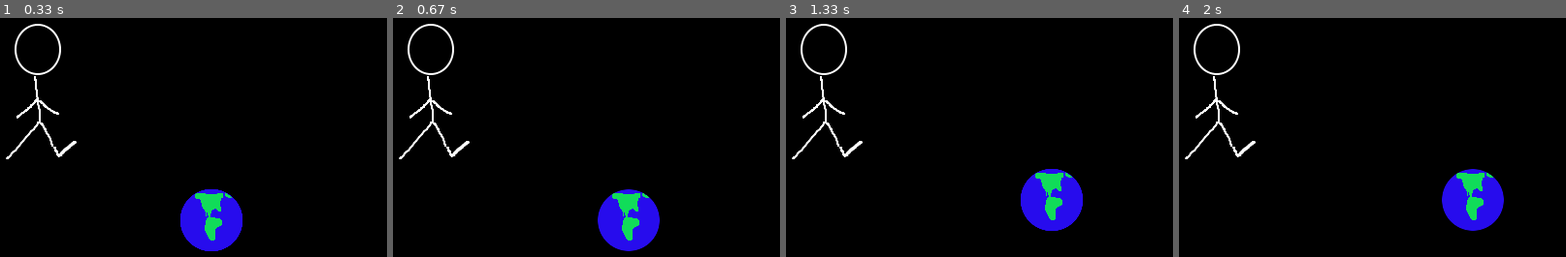
Above: before the commit, frames 1-4 (left to right).
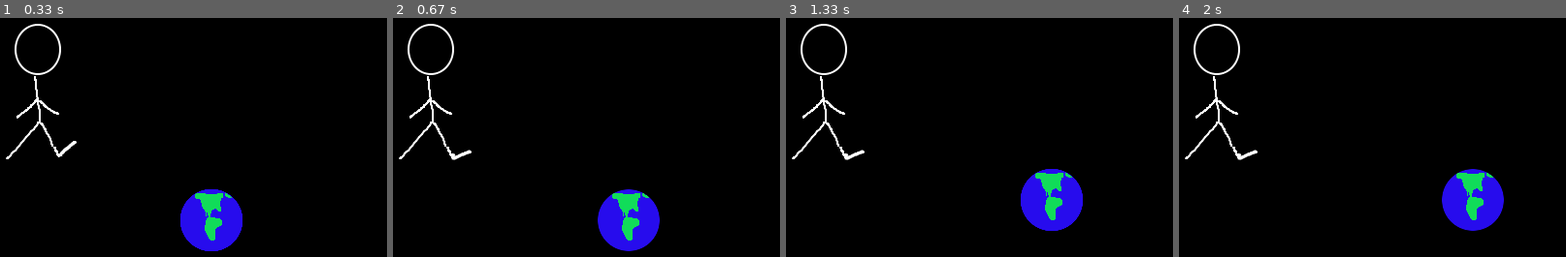
Above: after the commit, the same moments.

Repository: diegodukao/hello_pygame
Game: pygame game, started from hello_pygame.py
Two runs of this game, one before a commit and one after it. Both use one fixed random seed, a clock stepped at 60 frames per second and the inputs below.
Inputs:
- Up to frame 1 (0.33 s): no input
- Up to frame 2 (0.67 s): hold Right from 0.33 s (still down)
- Up to frame 3 (1.33 s): release Right at 0.8 s; hold Up 0.83-1.13 s; hold Right from 1.17 s (still down)
- Up to frame 4 (2 s): release Right at 1.63 s; hold Left from 1.67 s (still down)

Frame 1 is identical in both runs. In frame 2, 0.2% of the frame differs, in the area x 15-21%, y 51-60%; in frame 3, 0.2%; in frame 4, 0.2%.

Commit message:
the frames are being changed based on the fps

Diff:
--- a/animated_sprite.py
+++ b/animated_sprite.py
@@ -1,17 +1,36 @@
 #! /usr/bin/env python
 
-from pygame import sprite
+from pygame import sprite, time
 
 class AnimatedSprite(sprite.Sprite):
     def __init__(self, position, frames, fps=10):
         sprite.Sprite.__init__(self)
-        self.current_frame = 0
         self.frames = frames
-        self.image = self.frames[self.current_frame]
+        self.image = self.frames[0]
         self.rect = self.image.get_rect()
         self.rect.topleft = position
 
+        #Track the time the animation was created and the time between
+        #updates. That way we can figure out when the image needs to be
+        #changed
+        self.current_frame = 0
+        self.start = time.get_ticks()
+        self.last_update = 0
+        if fps == 0:
+            fps = 1
+        self.delay = 1000/fps
+
     def update(self):
+        '''Update the frame of the animation. It will only occur if the
+        time passed since the last update is longer than the delay
+        (1000/fps)'''
+        t = time.get_ticks()
+
+        if t - self.last_update > self.delay:
+            self.change_frame()
+            self.last_update = t
+
+    def change_frame(self):
         if self.current_frame < (len(self.frames) - 1):
             self.current_frame += 1
         else:
